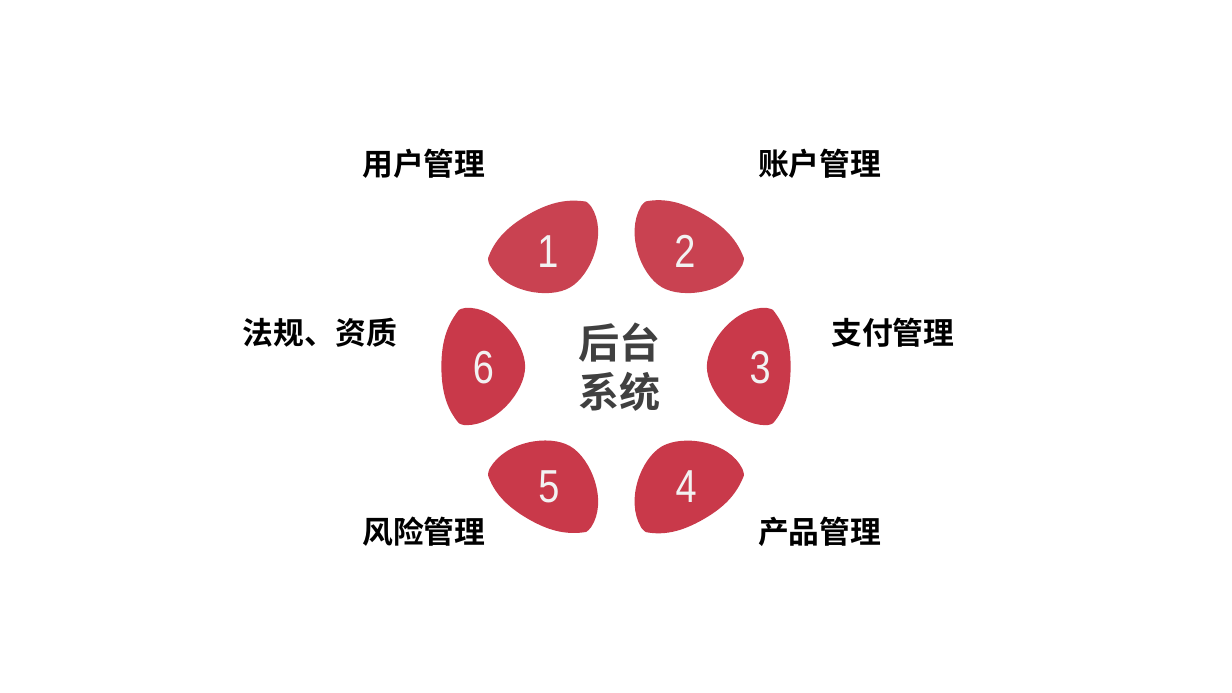
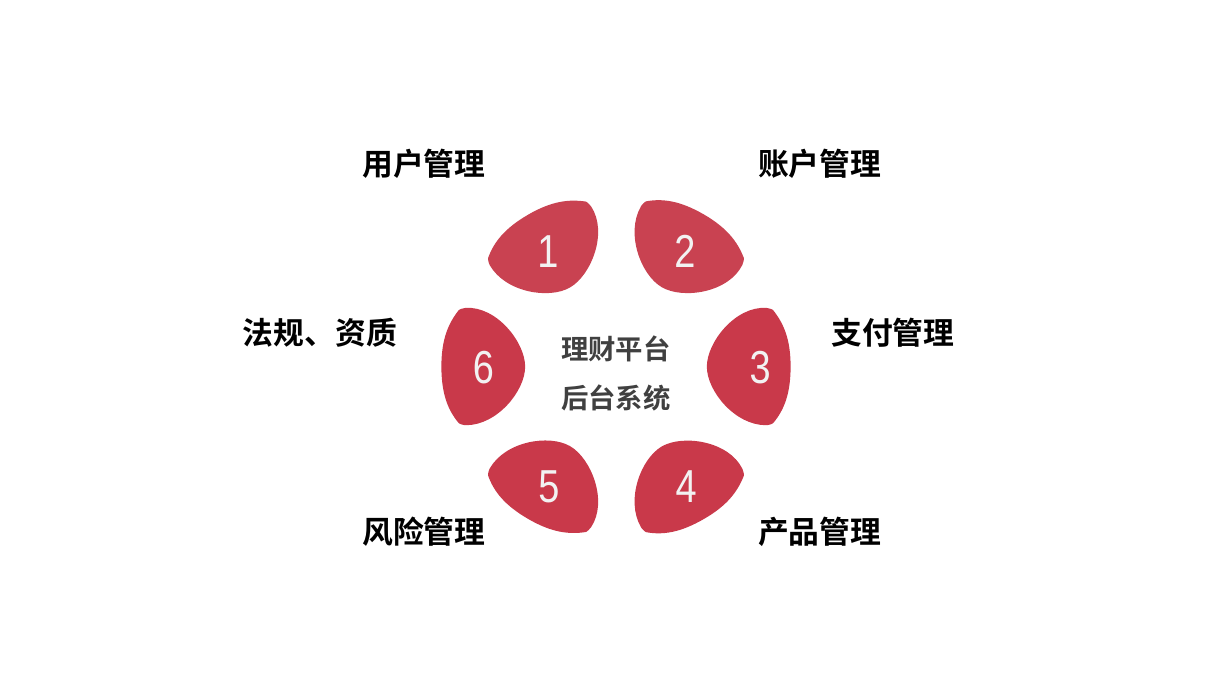
Before and after one commit to 1329555958/financial, a slide deck: slide 5 of 理财平台.pptx. Drawn at 1232x693 pixels with LibreOffice and Linux fonts; fonts in the diff are those of the drawing. Boxes give left, top, right and bottom in pixels: in the first picture for what was removed or moved away, otherwise in the second. Text is boxed around its words. In the diff, an @@ line names an element or a change of style, - is before the commit and + after.

```diff
--- a/理财平台.pptx
+++ b/理财平台.pptx
@@ text at (x1=561, y1=335, x2=670, y2=411): text changed; size 24 to 16 pt @@
-  后台
-  系统
+  理财平台
+  后台系统
```
Also in this commit, not shown: 9 other slides changed, 21 slides added, 5 slides removed.
